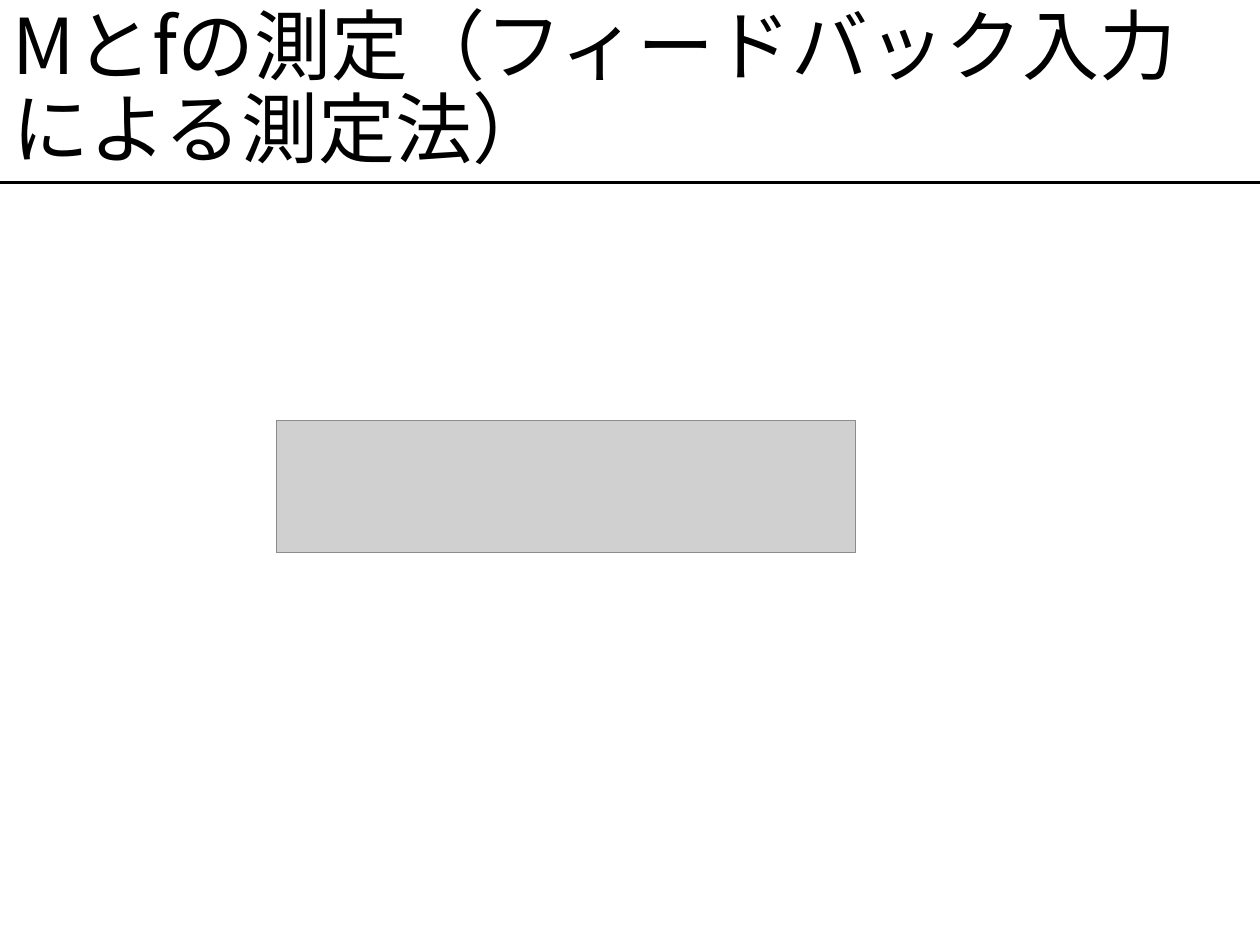
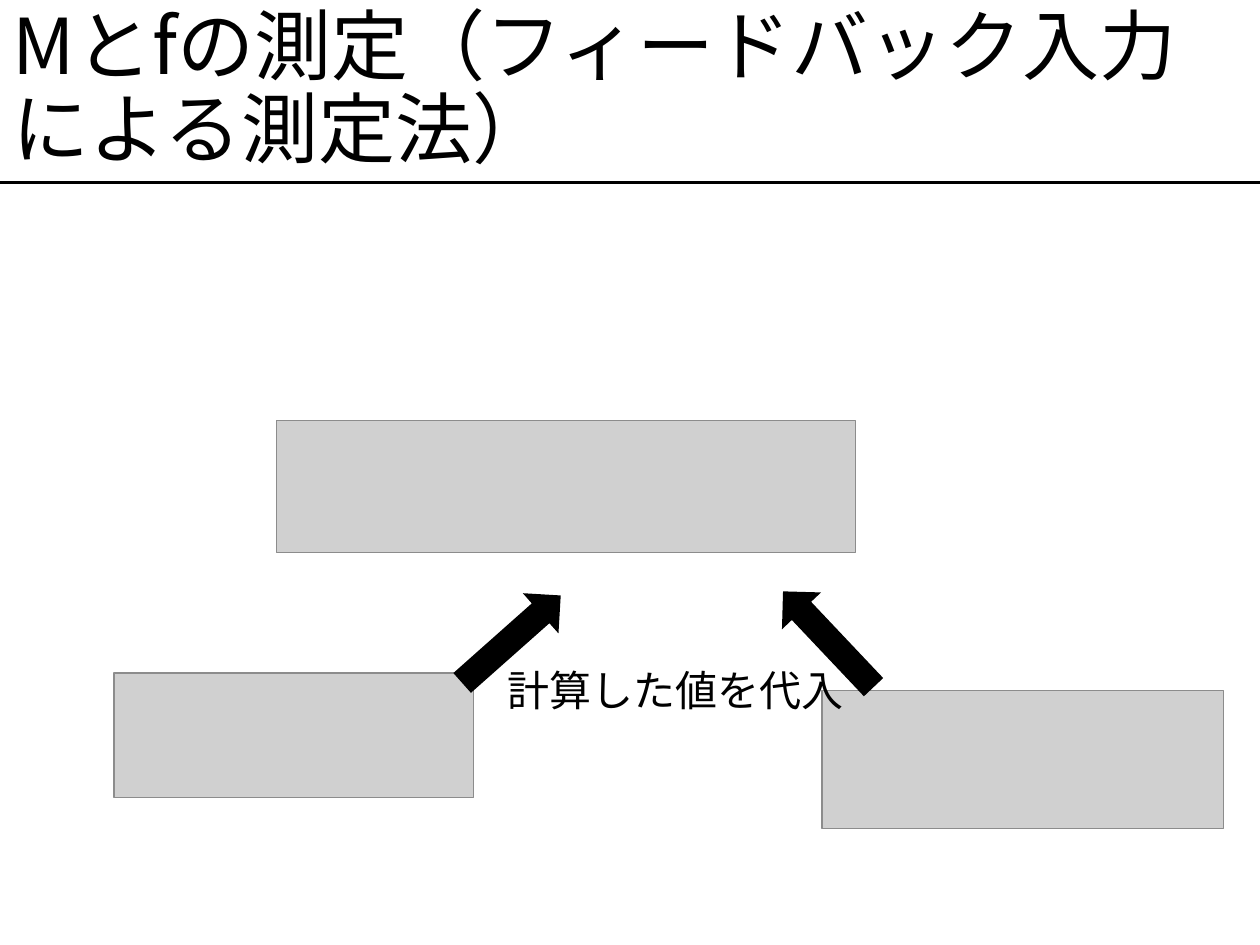
Before and after one commit to rywyr/PTEX, a slide deck: slide 15 of PTEX/gazo/pendulum_prezen.pptx (slide 14 before the commit). Drawn at 1260x945 pixels with LibreOffice and Linux fonts; fonts in the diff are those of the drawing; grey boxes stand for pictures. Boxes give left, top, right and bottom in pixels: in the first picture for what was removed or moved away, otherwise in the second. Text is boxed around its words. In the diff, an @@ line names an element or a change of style, - is before the commit and + after.

```diff
--- a/PTEX/gazo/pendulum_prezen.pptx
+++ b/PTEX/gazo/pendulum_prezen.pptx
@@ right arrow added at <box>446,578,576,701</box>, fill #000000, outline #000000 1 pt @@
@@ right arrow added at <box>766,575,891,703</box>, fill #000000, outline #000000 1 pt @@
@@ picture added at <box>113,673,472,798</box> @@
@@ text added at <box>508,663,844,716</box>, 24 pt, text #000000 @@
+計算した値を代入
@@ picture added at <box>822,690,1223,828</box> @@
```
Also in this commit, not shown: 19 other slides changed, 8 slides added, 2 other files.
